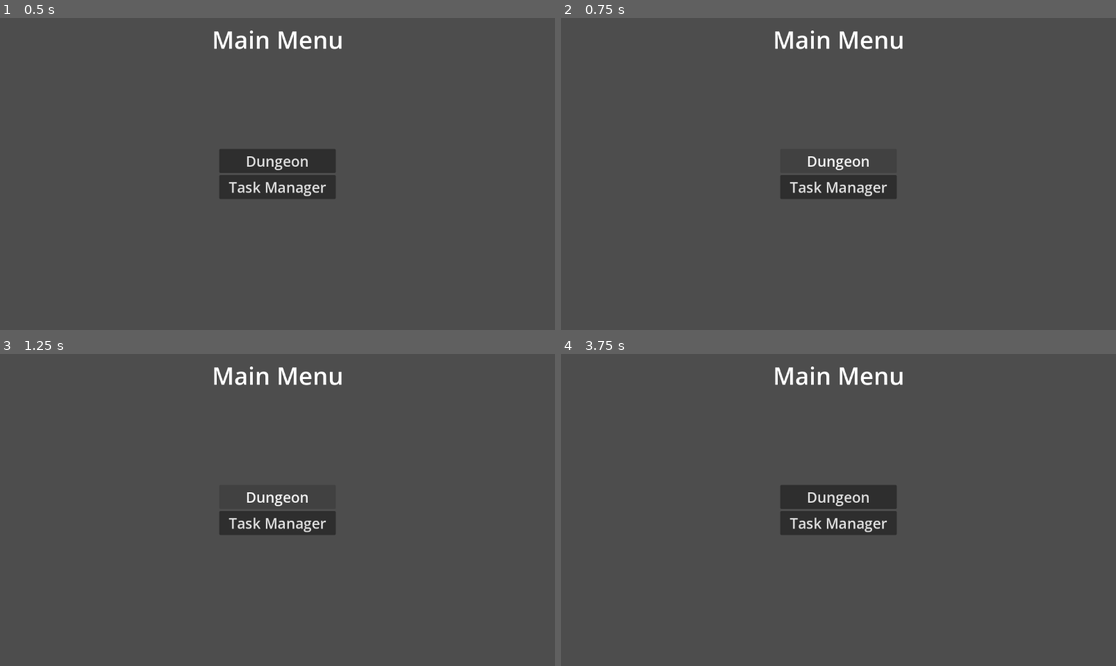
Above: before the commit, frames 1-4 (two rows, left to right).
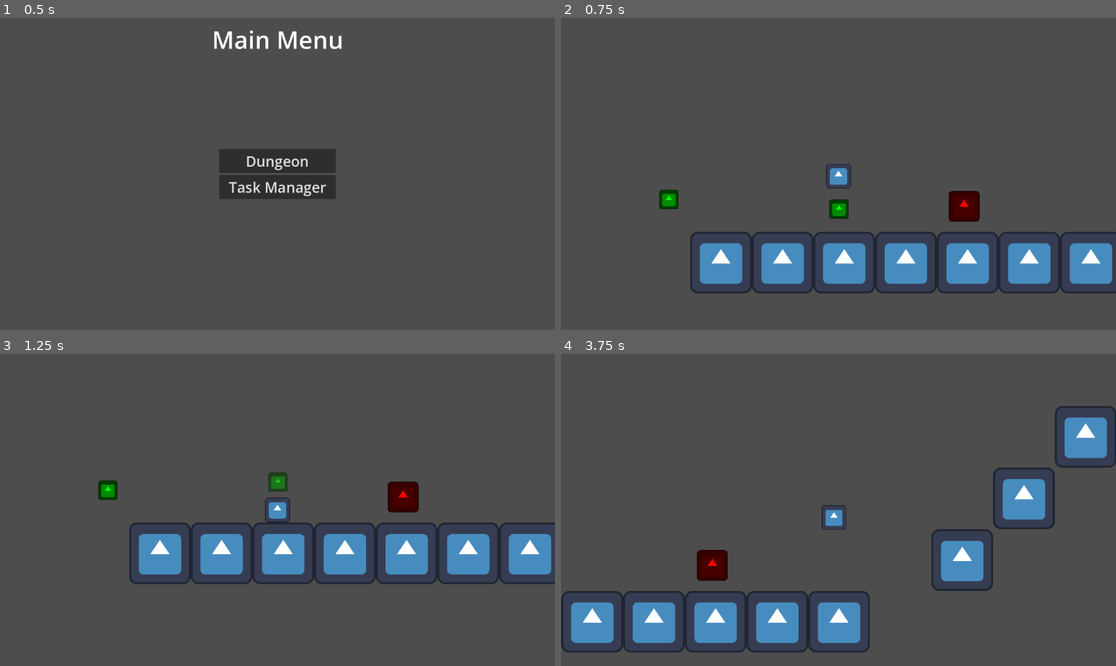
Above: after the commit, the same moments.

Repository: TheHumanMRP/RPG-Life-Tracker
Game: Godot game, scene res://Folders/Systems/Main/Scenes/main_scene.tscn
Same seed, same stepped clock (60 frames per second), same inputs: the game is played once before the commit and once after it. The engine's default icon, where the game draws it, is replaced by a stand-in: a white triangle on a blue panel in a dark square.
Inputs (mouse positions are in pixels of both pictures, inside the frame that each line leads up to):
- Up to frame 1 (0.5 s): no input
- Up to frame 2 (0.75 s): click "Dungeon" at 0.5 s
- Up to frame 3 (1.25 s): no input
- Up to frame 4 (3.75 s): move the mouse to (960, 494) at 1.27 s; hold D (move_right) 1.28-2.78 s; tap T (add_test_sword) every 0.75 s from 1.35 to 3.6 s; click (960, 494) at 1.42 s; tap Space (jump) at 1.52, 2.27 s; move the mouse to (727, 525) at 2.02 s; move the mouse to (894, 441) at 2.77 s; hold A (move_left) 2.78-3.53 s; move the mouse to (810, 572) at 3.52 s; hold D (move_right) from 3.53 s (still down); click (810, 572) at 3.67 s

Frame 1 is identical in both runs. In frame 2, 12% of the frame differs, in the area x 17-100%, y 4-89%; in frame 3, 12%; in frame 4, 14%, in the area x 0-100%, y 4-96%.
Error before the commit: Parse Error: Expected variable name after "var". (res://Folders/Systems/Main/Scripts/main_menu.gd:34)
Error after the commit: Invalid access to property or key 'inventory_component' on a base object of type 'Resource (SaveData)'. (res://Folders/Systems/Globals/global.gd:43)

Commit message:
Auto commit at 2026-08-18 21:04:55

Diff:
--- a/Folders/Systems/Main/Scripts/main_menu.gd
+++ b/Folders/Systems/Main/Scripts/main_menu.gd
@@ -31,7 +31,9 @@
 func _on_dungeon_button_pressed() -> void:
     var new_packed_scene: PackedScene = load(Constants.PATH_TO_DUNGEON_SELECTION_MENU)
 
-    var
+    var new_scene: Node = new_packed_scene.instantiate()
+
+    var main_node: Node = get_tree().get_first_node_in_group("main")
 
     get_tree().change_scene_to_file(Constants.PATH_TO_DUNGEON_SELECTION_MENU)
 
